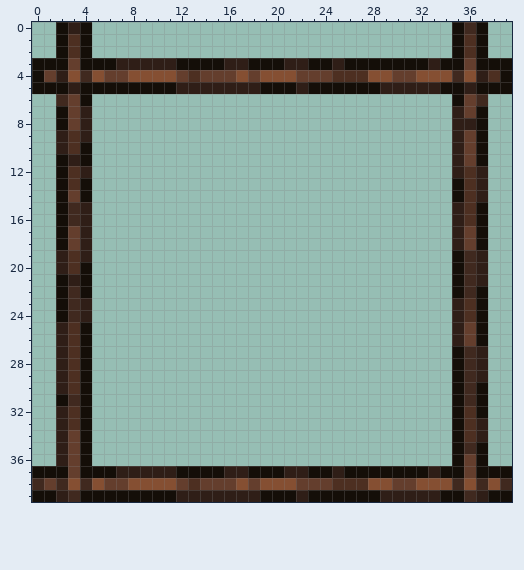
Pixel-art sprite, stored at content/Entities/Structures/Construction/construction.5x5.png. Above, as it was before the edit.
The file is 40x40 pixels.
And afterwards:
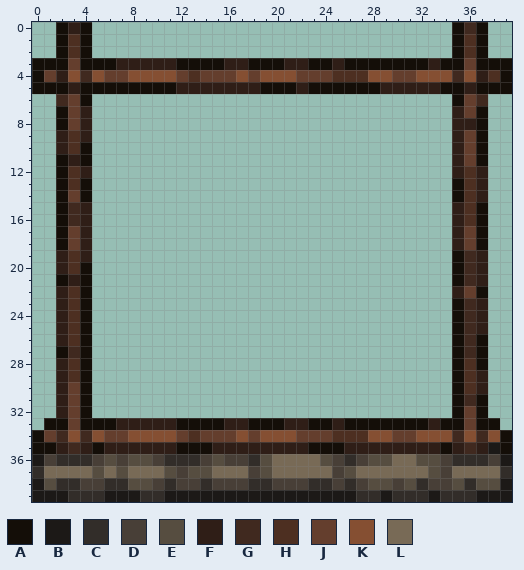
Palette (. is transparent): A #140e08  B #1c1917  C #322d29  D #483f37  E #564d40  F #2f1e17  G #40291f  H #4d2f21  J #643e2d  K #854f32  L #786a56
Message: Added foundations to construction sites
Changes in this commit:
y 22: x 2..3 AG -> FH; x 35..36 AG -> FJ
y 23..24: x 2..4 AGF -> FHA; x 35..37 FHA -> AGF
y 25: x 35..37 FJA -> AGF
y 26: x 35..36 FJ -> AG
y 27: x 2..3 FH -> AG; x 37 F -> A
y 28: x 36..37 GF -> HA
y 29: x 36 G -> H
y 30: x 3 H -> J; x 36..37 GA -> HF
y 31: x 2..3 AG -> FJ
y 32: x 3 H -> J; x 36 H -> J
y 33: x 1..3 .FH -> AAJ; x 5..34 .............................. -> AAFFFFFAAAAFFAAAFFAAFAAAAAAAFA; x 36..38 HF. -> JAA
y 34: x 0..39 ..FJA..............................AHF.. -> AJGKGKJJKKKKJHJJJKJKKKJJJHHHKKJJKKKGKGKA
y 35: x 0..1 .. -> AA; x 3..35 JA..............................A -> GFAFFFFFFAAAFFFFFFFFAAAFFFFFFFFAF; x 37..39 A.. -> FBA
y 36: x 0..39 ..FJA..............................AJA.. -> BDCCCDEDEEDCCCDEDDCELLLLEDCDEELLEEDCCCDB
y 37: x 0..39 AAAJAAAFFFFFAAAAFFAAAFFAAFAAAAAAAFAAJAAA -> CLLLLELELLLEDEELLLDELLLLLDELLLLLLEDLLLLC
y 38: x 0..39 GJGKGKJJKKKKJHJJJKJKKKJJJHHHKKJJKKKGKGKG -> BECCDDCCEEDCDDCDDDCCDDDCCDCDEEDECDDECEEB
y 39: x 0..39 AAFGAAAAAAAAFFFFFFFAAAFAAAAAAFFFFFAAGFAA -> BBBCCCBBBCCBBBBBBBBBBBBBBBBCCBCCCBCCCBBB
Where, in picture pixels (left, top, right, bottom), the same in both pictures:
changed: (32, 286, 512, 502)
